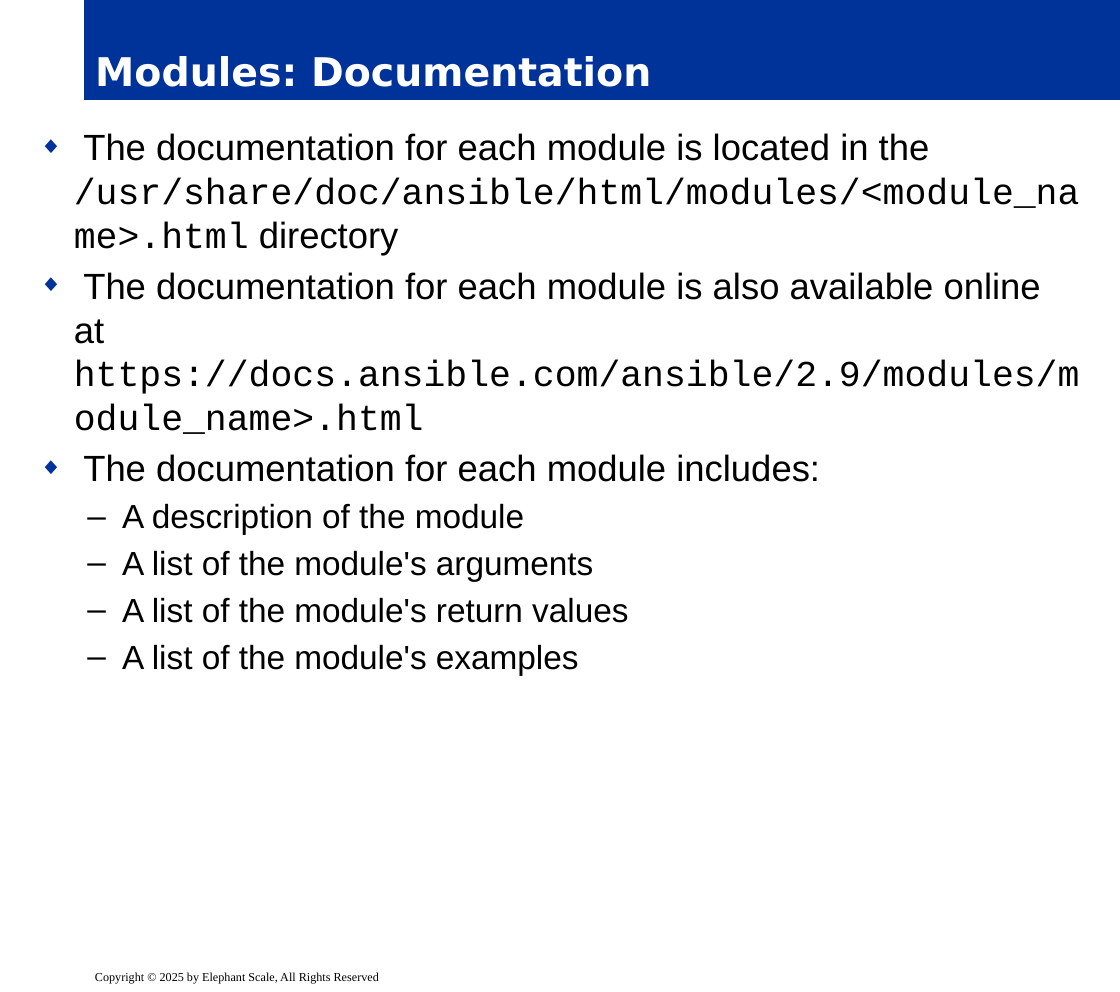
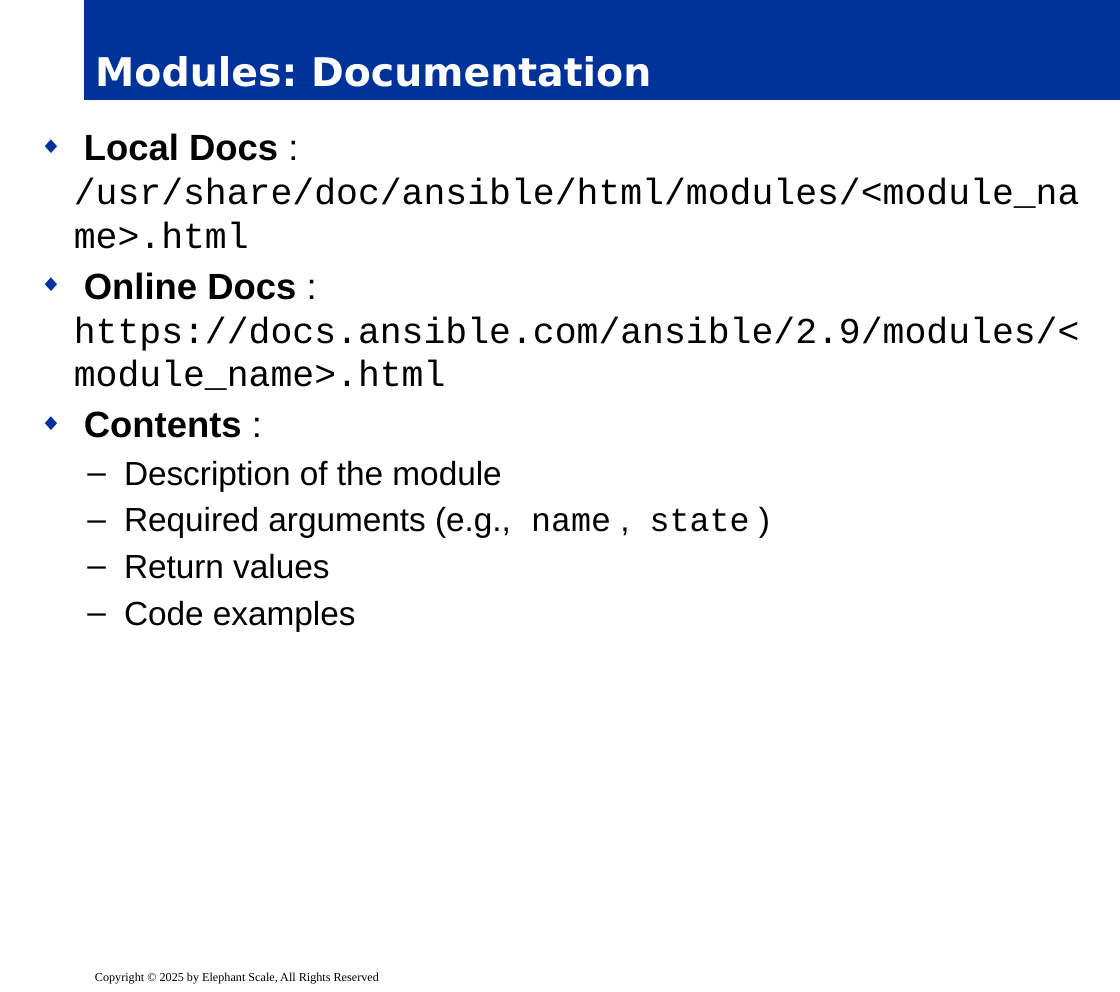
Before and after one commit to elephantscale/es-training-new, a slide deck: slide 16 of ansible/release/03__ansible-playbook.pptx (slide 17 before the commit). Drawn at 1120x992 pixels with LibreOffice and Linux fonts; fonts in the diff are those of the drawing; background and template pictures are left out. Boxes give left, top, right and bottom in pixels: in the first picture for what was removed or moved away, otherwise in the second. Text is boxed around its words. In the diff, an @@ line names an element or a change of style, - is before the commit and + after.

```diff
--- a/ansible/release/03__ansible-playbook.pptx
+++ b/ansible/release/03__ansible-playbook.pptx
@@ text at bbox=[74, 133, 1080, 631]: text changed; font Arial to Courier New @@
-◆ The documentation for each module is located in the /usr/share/doc/ansible/html/modules/<module_name>.html directory
-◆ The documentation for each module is also available online at https://docs.ansible.com/ansible/2.9/modules/module_name>.html
-◆ The documentation for each module includes:
-  – A description of the module
-  – A list of the module's arguments
-  – A list of the module's return values
-  – A list of the module's examples
+◆ Local Docs : /usr/share/doc/ansible/html/modules/<module_name>.html
+◆ Online Docs : https://docs.ansible.com/ansible/2.9/modules/<module_name>.html
+◆ Contents :
+  – Description of the module
+  – Required arguments (e.g., name , state )
+  – Return values
+  – Code examples
```
Also in this commit, not shown: 73 other slides changed, 28 slides added, 17 slides removed, 6 other files.
